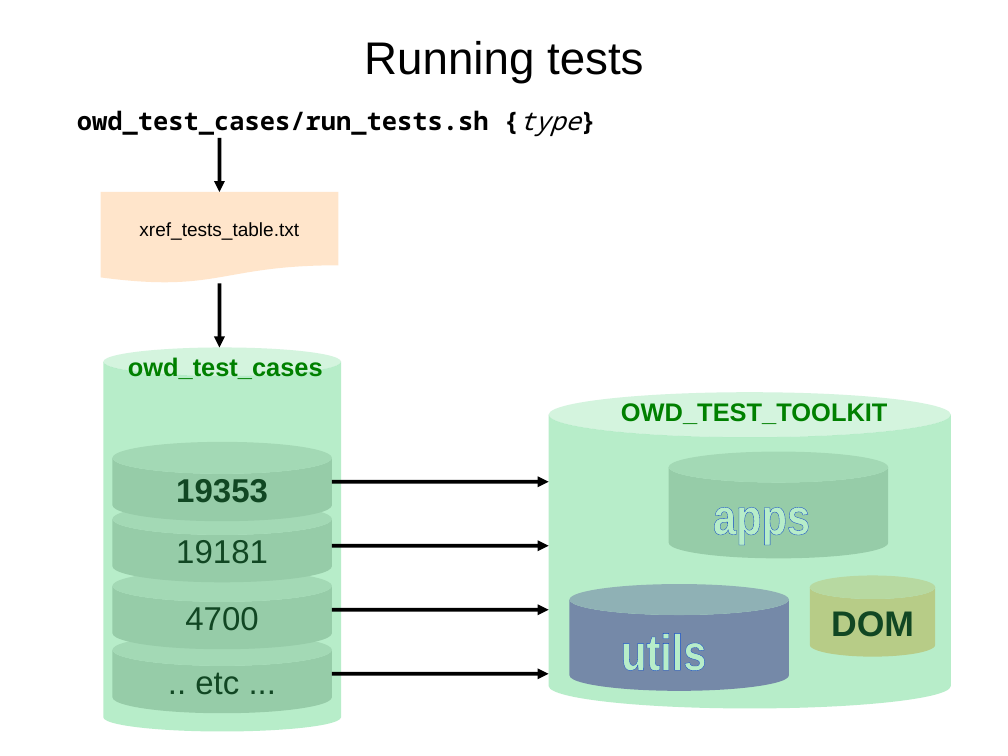
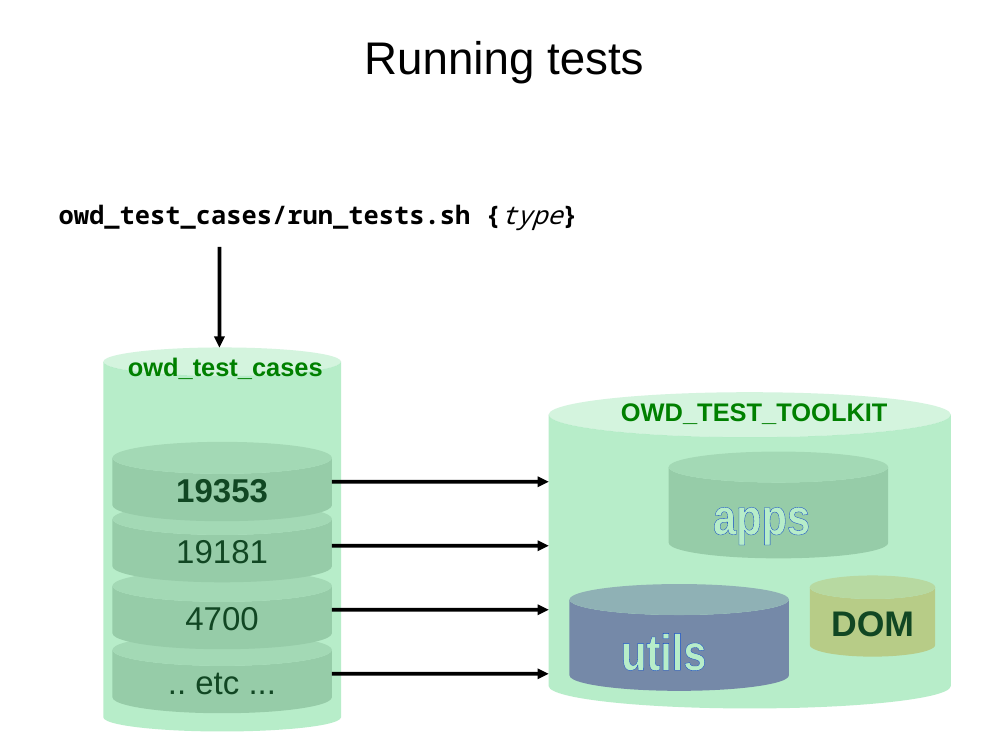
Before and after one commit to owdqa/OWD_TEST_TOOLKIT, a slide deck: slide 4 of Docs/Overview tech.odp. Drawn at 1008x756 pixels with LibreOffice and Linux fonts; fonts in the diff are those of the drawing. Boxes give left, top, right and bottom in pixels: in the first picture for what was removed or moved away, otherwise in the second. Text is boxed around its words. In the diff, an @@ line names an element or a change of style, - is before the commit and + after.

```diff
--- a/Docs/Overview tech.odp
+++ b/Docs/Overview tech.odp
@@ arrow removed from (220, 138) to (220, 192) @@
@@ text "owd_test_cases/run_tests.sh {type}": place and size @@
-text "owd_test_cases/run_tests.sh {type}" at bbox=[77, 110, 581, 137]
+text "owd_test_cases/run_tests.sh {type}" at bbox=[59, 204, 562, 231]
@@ flow chart document removed at bbox=[101, 192, 338, 284] @@
-xref_tests_table.txt
@@ arrow moved from (220, 284) - (220, 348) to (220, 247) - (220, 348) @@
```
Also in this commit, not shown: 2 other files.
